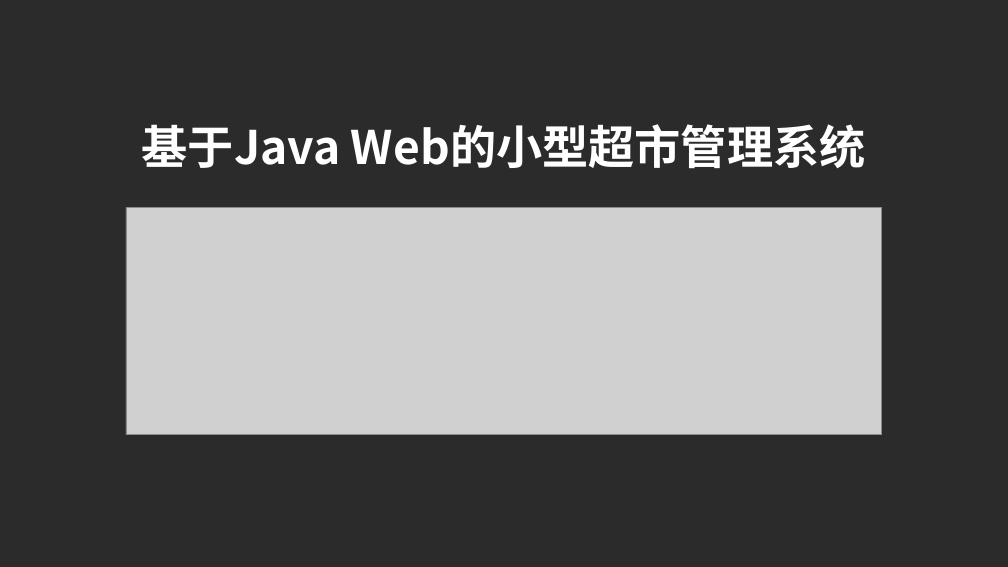
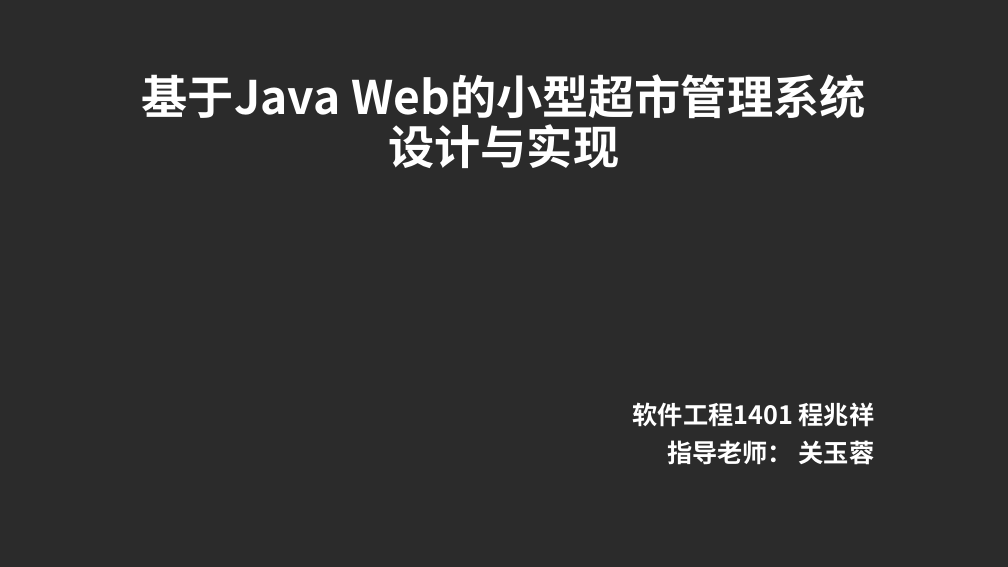
Before and after one commit to chnzxg/ssms, a slide deck: slide 1 of wiki/基于JavaWeb 的小型超市管理系统-演示文稿.ppt. Drawn at 1008x567 pixels with LibreOffice and Linux fonts; fonts in the diff are those of the drawing; grey boxes stand for pictures; background and template pictures are left out; a plain dark background stands for a picture behind light text. Boxes give left, top, right and bottom in pixels: in the first picture for what was removed or moved away, otherwise in the second. Text is boxed around its words. In the diff, an @@ line names an element or a change of style, - is before the commit and + after.

```diff
--- a/wiki/基于JavaWeb 的小型超市管理系统-演示文稿.ppt
+++ b/wiki/基于JavaWeb 的小型超市管理系统-演示文稿.ppt
@@ title at [142, 74, 341, 118]: text changed @@
-基于Java Web的小型超市管理系统
+基于Java Web的小型超市管理系统设计与实现
@@ picture removed at [126, 207, 882, 434] @@
@@ subtitle added at [633, 402, 875, 465], 24 pt, text #FFFFFF, bold @@
+软件工程1401 程兆祥
+指导老师： 关玉蓉
```
Also in this commit, not shown: 1 other slide changed, 7 other files.
